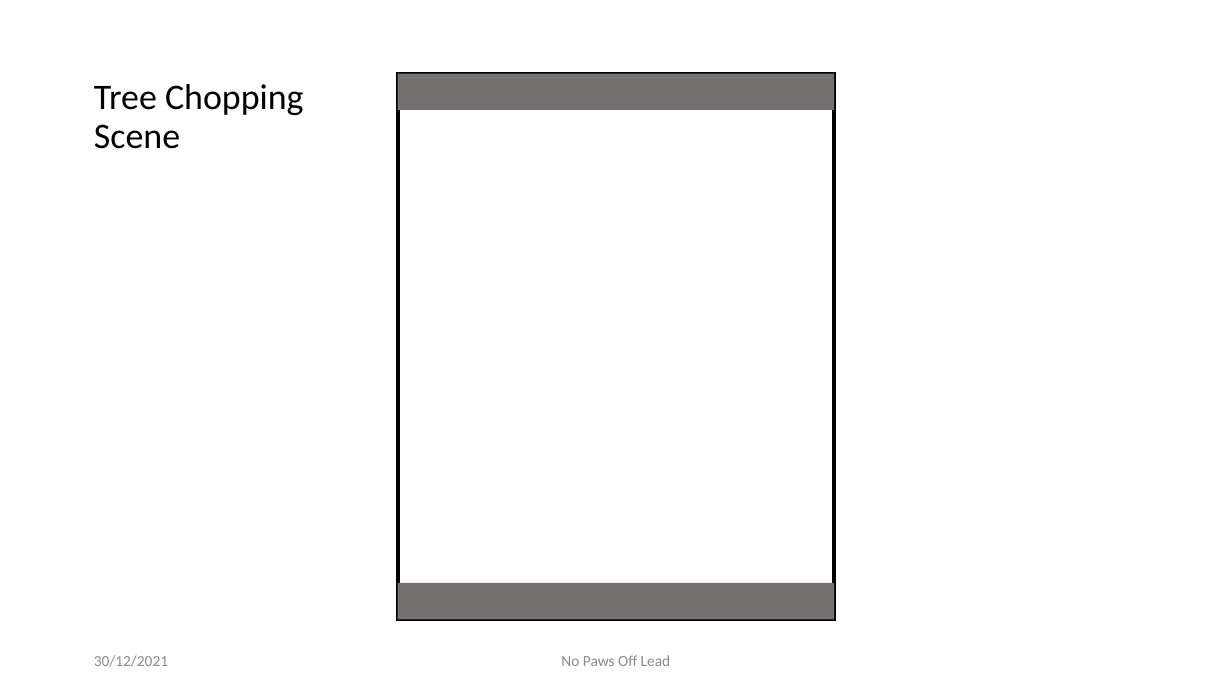
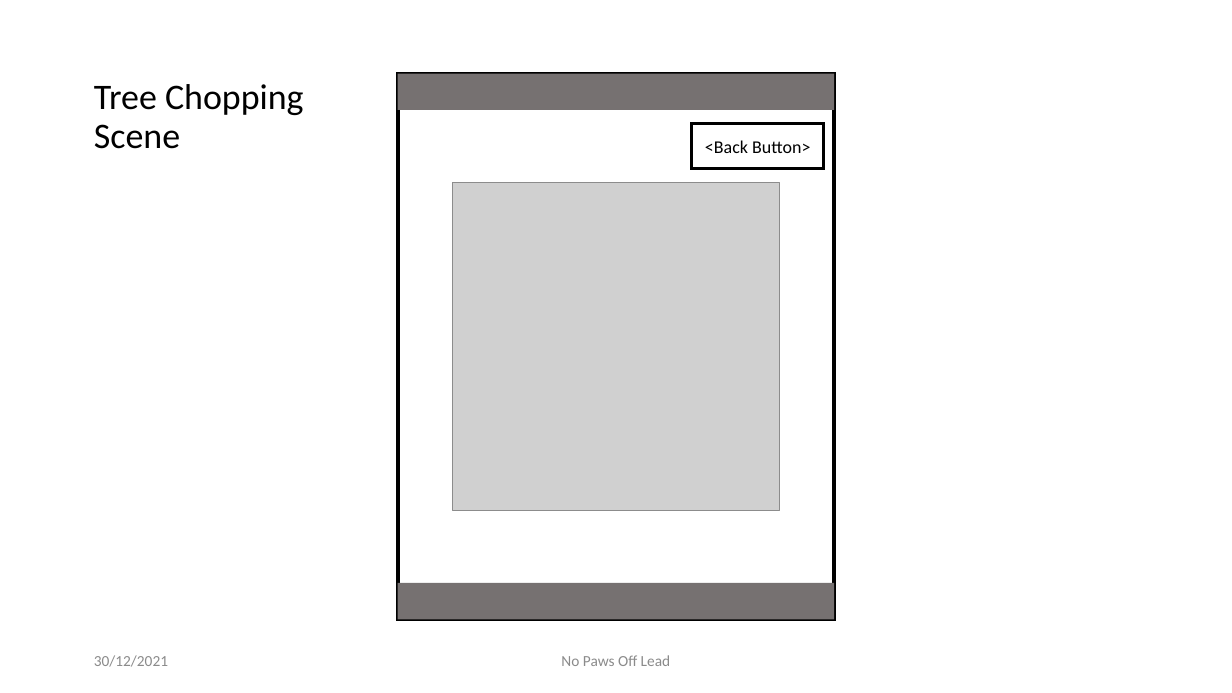
Before and after one commit to zkturman/LumberTim, a slide deck: slide 6 of Design/LumberTim Prototypes.pptx. Drawn at 1232x693 pixels with LibreOffice and Linux fonts; fonts in the diff are those of the drawing; grey boxes stand for pictures; background and template pictures are left out. Boxes give left, top, right and bottom in pixels: in the first picture for what was removed or moved away, otherwise in the second. Text is boxed around its words. In the diff, an @@ line names an element or a change of style, - is before the commit and + after.

```diff
--- a/Design/LumberTim Prototypes.pptx
+++ b/Design/LumberTim Prototypes.pptx
@@ rectangle added at box(692, 124, 824, 169), fill #FFFFFF, outline #000000 2.25 pt, 14 pt, text #000000 @@
+<Back Button>
@@ picture added at box(453, 183, 780, 510) @@
```
Also in this commit, not shown: 9 other slides changed, 1 slide added, 19 other files.
